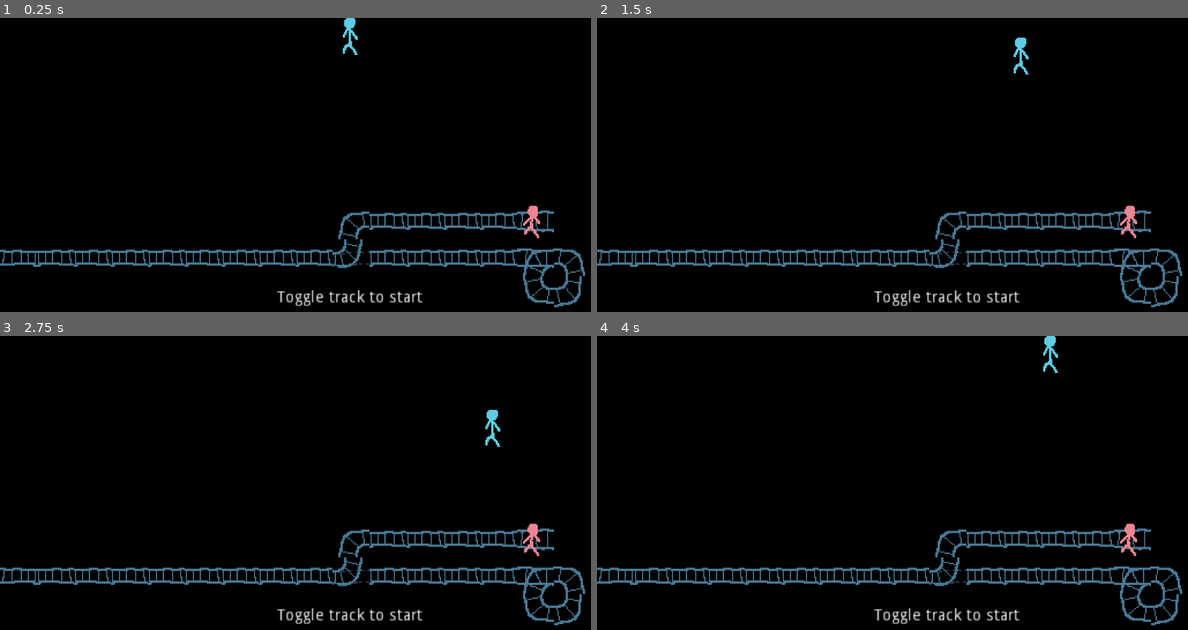
Above: before the commit, frames 1-4 (two rows, left to right).
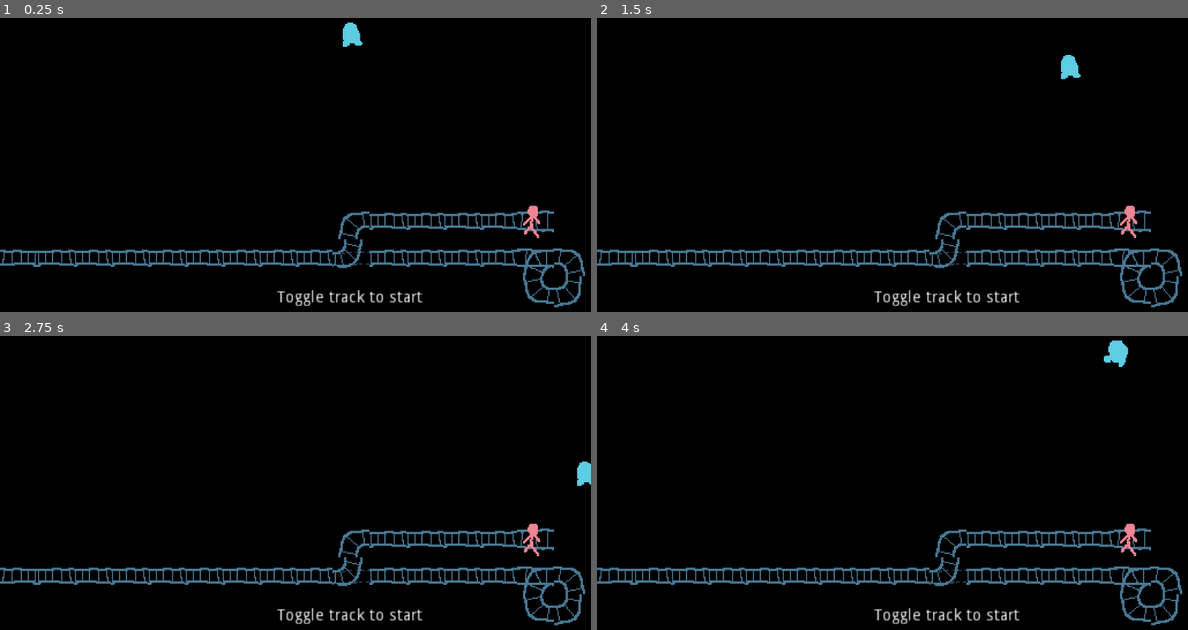
Above: after the commit, the same moments.

Repository: albertnez/ld50
Game: Godot game, scene res://scenes/world.tscn
Same seed, same stepped clock (60 frames per second), same inputs: the game is played once before the commit and once after it.
Inputs:
- Up to frame 1 (0.25 s): no input
- Up to frame 2 (1.5 s): tap Enter (ui_accept) at 0.5, 0.77 s; hold Right (ui_right) 0.53-1.28 s; hold Down (ui_down) from 1.28 s (still down)
- Up to frame 3 (2.75 s): tap Enter (ui_accept) at 1.52 s; release Down (ui_down) at 2.03 s; hold Right (ui_right) from 2.03 s (still down)
- Up to frame 4 (4 s): release Right (ui_right) at 2.78 s; hold Up (ui_up) 2.78-3.53 s; tap Enter (ui_accept) at 3.02, 3.77 s; hold Left (ui_left) from 3.53 s (still down)

The runs differ from the first frame. In frame 1, 0.2% of the frame differs, in the area x 58-62%, y 0-13%; in frame 2, 0.4%; in frame 3, 0.3%; in frame 4, 0.4%, in the area x 75-90%, y 0-13%.

Commit message:
player can die

Diff:
--- a/project.godot
+++ b/project.godot
@@ -14,7 +14,7 @@
 "language": "GDScript",
 "path": "res://scenes/tilemap.gd"
 }, {
-"base": "Sprite",
+"base": "Area2D",
 "class": "Trolley",
 "language": "GDScript",
 "path": "res://scenes/trolley.gd"
--- a/scenes/event_bus.gd
+++ b/scenes/event_bus.gd
@@ -4,6 +4,7 @@
 signal level_restart()
 signal new_level_waiting_for_trolley(seconds)
 signal trolley_created()
+signal person_crashed()
 
 func _ready() -> void:
 	pass
--- a/scenes/player.gd
+++ b/scenes/player.gd
@@ -1,7 +1,9 @@
-extends Sprite
+extends Area2D
 
+export (float, 10, 3000, 10.0) var SPEED = 140.0
 onready var _can_toggle := $CanToggle
-export (float, 10, 3000, 10.0) var SPEED = 140.0
+onready var _animation := $Animation
+var _dead := false
 
 func _ready() -> void:
 	pass
@@ -12,6 +14,9 @@
 
 
 func _process(delta: float) -> void:
+	if _dead:
+		return
+
 	var dir := Vector2.ZERO
 
 	if Input.is_action_pressed("ui_down"):
@@ -24,3 +29,15 @@
 		dir += Vector2.RIGHT
 
 	position += dir.normalized() * SPEED * delta
+	if dir == Vector2.ZERO:
+		_animation.play("default")
+	else:
+		_animation.play("walk")
+
+
+func _on_Player_area_entered(area: Area2D) -> void:
+	if area is Trolley:
+		EventBus.emit_signal("person_crashed")
+		_dead = true
+		_animation.play("dead")
+	pass # Replace with function body.
--- a/scenes/player.tscn
+++ b/scenes/player.tscn
@@ -1,15 +1,70 @@
-[gd_scene load_steps=4 format=2]
+[gd_scene load_steps=13 format=2]
 
 [ext_resource path="res://scenes/player.gd" type="Script" id=1]
-[ext_resource path="res://assets/images/player.png" type="Texture" id=2]
+[ext_resource path="res://assets/images/player-sheet.png" type="Texture" id=2]
 [ext_resource path="res://assets/images/toggle_indicator.png" type="Texture" id=3]
 
-[node name="Player" type="Sprite"]
-scale = Vector2( 2, 2 )
-texture = ExtResource( 2 )
+[sub_resource type="AtlasTexture" id=9]
+atlas = ExtResource( 2 )
+region = Rect2( 0, 0, 32, 32 )
+
+[sub_resource type="AtlasTexture" id=2]
+atlas = ExtResource( 2 )
+region = Rect2( 0, 0, 32, 32 )
+
+[sub_resource type="AtlasTexture" id=3]
+atlas = ExtResource( 2 )
+region = Rect2( 0, 32, 32, 32 )
+
+[sub_resource type="AtlasTexture" id=4]
+atlas = ExtResource( 2 )
+region = Rect2( 0, 64, 32, 32 )
+
+[sub_resource type="AtlasTexture" id=5]
+atlas = ExtResource( 2 )
+region = Rect2( 0, 96, 32, 32 )
+
+[sub_resource type="AtlasTexture" id=6]
+atlas = ExtResource( 2 )
+region = Rect2( 32, 0, 32, 32 )
+
+[sub_resource type="AtlasTexture" id=7]
+atlas = ExtResource( 2 )
+region = Rect2( 32, 32, 32, 32 )
+
+[sub_resource type="SpriteFrames" id=8]
+animations = [ {
+"frames": [ SubResource( 9 ) ],
+"loop": true,
+"name": "default",
+"speed": 5.0
+}, {
+"frames": [ SubResource( 2 ), SubResource( 3 ), SubResource( 4 ), SubResource( 5 ) ],
+"loop": true,
+"name": "walk",
+"speed": 5.0
+}, {
+"frames": [ SubResource( 6 ), SubResource( 7 ) ],
+"loop": true,
+"name": "dead",
+"speed": 5.0
+} ]
+
+[sub_resource type="RectangleShape2D" id=1]
+extents = Vector2( 12.5, 11.5 )
+
+[node name="Player" type="Area2D"]
 script = ExtResource( 1 )
-SPEED = 85.176
+
+[node name="Animation" type="AnimatedSprite" parent="."]
+frames = SubResource( 8 )
+
+[node name="CollisionShape2D" type="CollisionShape2D" parent="."]
+position = Vector2( -1.5, -2.5 )
+shape = SubResource( 1 )
 
 [node name="CanToggle" type="Sprite" parent="."]
-position = Vector2( 16.5, -13 )
+position = Vector2( 33, -26 )
 texture = ExtResource( 3 )
+
+[connection signal="area_entered" from="." to="." method="_on_Player_area_entered"]
--- a/scenes/trolley.gd
+++ b/scenes/trolley.gd
@@ -1,4 +1,4 @@
-extends Sprite
+extends Area2D
 class_name Trolley
 
 export (float, 10, 100, 5) var SPEED = 32
--- a/scenes/trolley.tscn
+++ b/scenes/trolley.tscn
@@ -1,9 +1,17 @@
-[gd_scene load_steps=3 format=2]
+[gd_scene load_steps=4 format=2]
 
 [ext_resource path="res://assets/images/trolley.png" type="Texture" id=1]
 [ext_resource path="res://scenes/trolley.gd" type="Script" id=2]
 
-[node name="Trolley" type="Sprite"]
-scale = Vector2( 2, 2 )
+[sub_resource type="RectangleShape2D" id=1]
+extents = Vector2( 15, 11.5 )
+
+[node name="Trolley" type="Area2D"]
+script = ExtResource( 2 )
+
+[node name="Trolley" type="Sprite" parent="."]
 texture = ExtResource( 1 )
-script = ExtResource( 2 )
+
+[node name="CollisionShape2D" type="CollisionShape2D" parent="."]
+position = Vector2( 0, 2.5 )
+shape = SubResource( 1 )
--- a/scenes/world.tscn
+++ b/scenes/world.tscn
@@ -14,12 +14,10 @@
 [node name="TileMap" parent="ScaledView" instance=ExtResource( 2 )]
 
 [node name="Player" parent="ScaledView" instance=ExtResource( 3 )]
-scale = Vector2( 1, 1 )
 
 [node name="Trolley" parent="ScaledView" instance=ExtResource( 4 )]
 position = Vector2( 12.5, 9.5 )
-scale = Vector2( 1, 1 )
-SECONDS_PER_CELL = 0.2
+SECONDS_PER_CELL = 0.8
 
 [node name="LevelStartTrolleyTimer" type="Timer" parent="."]
 one_shot = true
Binary file added: assets/images/player-sheet.png
Not shown, added: assets/images/player-sheet.png.import
Binary file added: assets/images/player.aseprite
Binary file changed: assets/images/player.png
